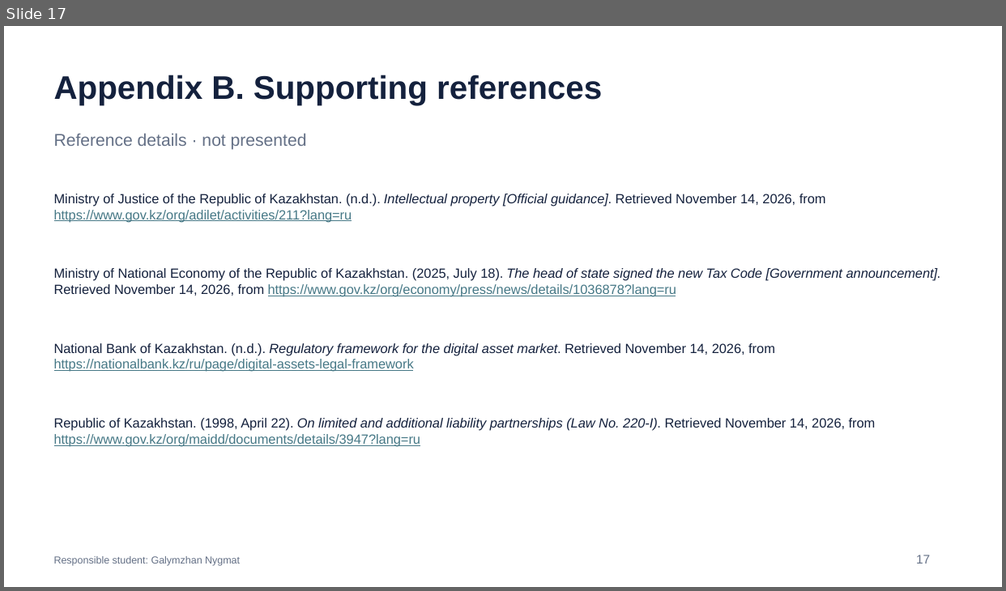
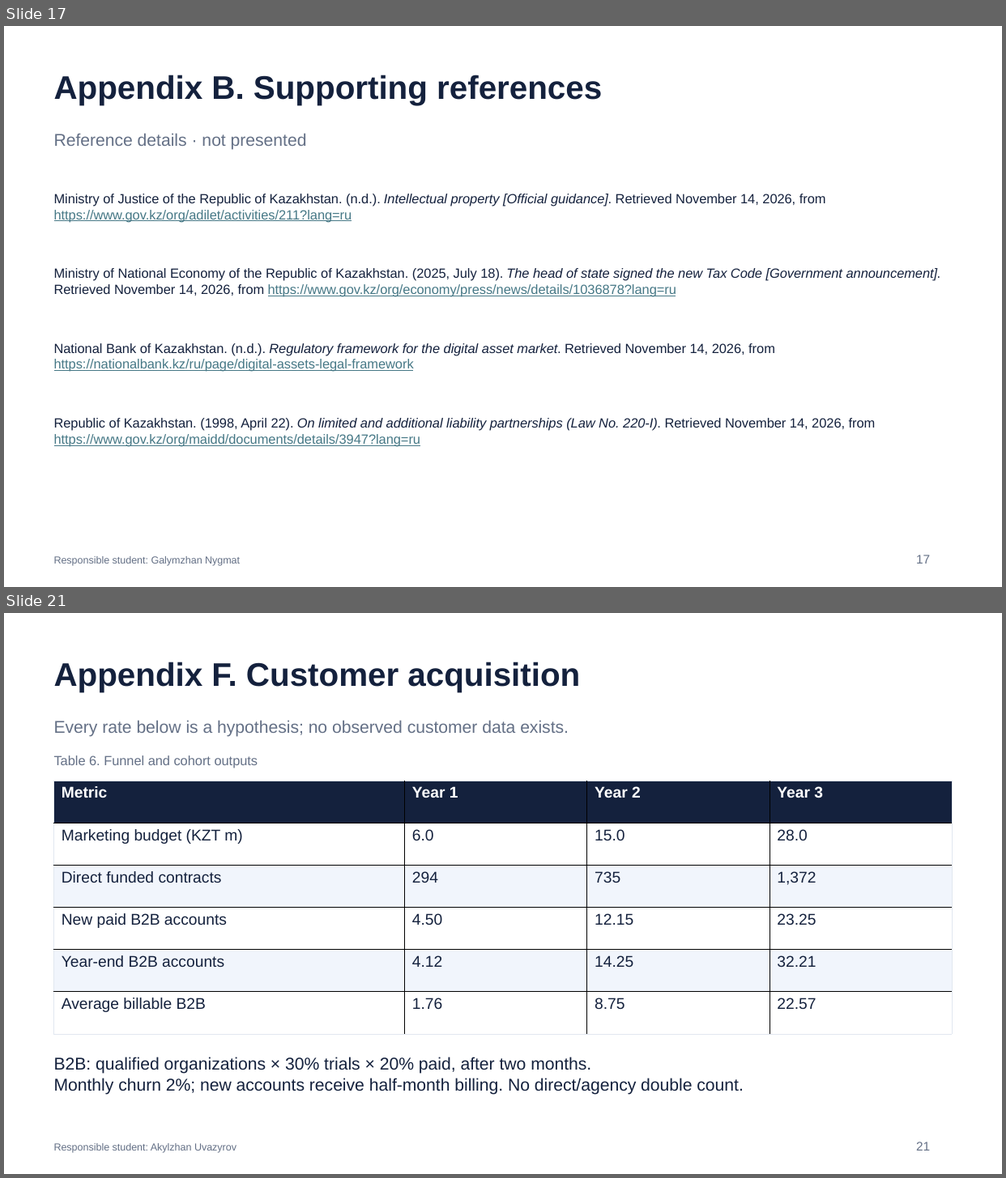
Before and after one commit to Arlan-prog/FinanceFinal, a slide deck: Final_Project_Presentation.pptx. Shown one above the other, each under a label of ours: slide 17 before the commit, slides 17 and 21 after it; the slides between them are not shown. The pictures are 1006x591 and 1006x1178 pixels, drawn with LibreOffice and Linux fonts; fonts in the diff are those of the drawing. Boxes give left, top, right and bottom in pixels: in the first picture for what was removed or moved away, otherwise in the second. Text is boxed around its words. In the diff, an @@ line names an element or a change of style, - is before the commit and + after.

Commit message:
Revise acquisition model, financial feasibility and final defense materials

```diff
--- a/Final_Project_Presentation.pptx
+++ b/Final_Project_Presentation.pptx
@@ slide 21 added at bbox=[4, 613, 1002, 1174], background #FFFFFF @@
@@ text added at bbox=[54, 662, 580, 692], 31.5 pt, text #14213D, bold @@
+Appendix F. Customer acquisition
@@ text added at bbox=[54, 720, 569, 737], 16.5 pt, text #647086 @@
+Every rate below is a hypothesis; no observed customer data exists.
@@ text added at bbox=[54, 756, 258, 769], 12.8 pt, text #647086 @@
+Table 6. Funnel and cohort outputs
@@ table added at bbox=[54, 781, 953, 1034], 6 rows, 4 columns @@
+Metric | Year 1 | Year 2 | Year 3
+Marketing budget (KZT m) | 6.0 | 15.0 | 28.0
+Direct funded contracts | 294 | 735 | 1,372
+New paid B2B accounts | 4.50 | 12.15 | 23.25
+Year-end B2B accounts | 4.12 | 14.25 | 32.21
+Average billable B2B | 1.76 | 8.75 | 22.57
@@ text added at bbox=[54, 1057, 743, 1095], 16.5 pt, text #14213D @@
+B2B: qualified organizations × 30% trials × 20% paid, after two months.
+Monthly churn 2%; new accounts receive half-month billing. No direct/agency double count.
@@ text added at bbox=[54, 1144, 236, 1153], 9.8 pt, text #647086 @@
+Responsible student: Akylzhan Uvazyrov
@@ text added at bbox=[916, 1142, 930, 1151], 12 pt, text #647086 @@
+21
```
Also in this commit, not shown: 9 slides changed, 6 other slides added, 4 slides removed, 17 other files.
